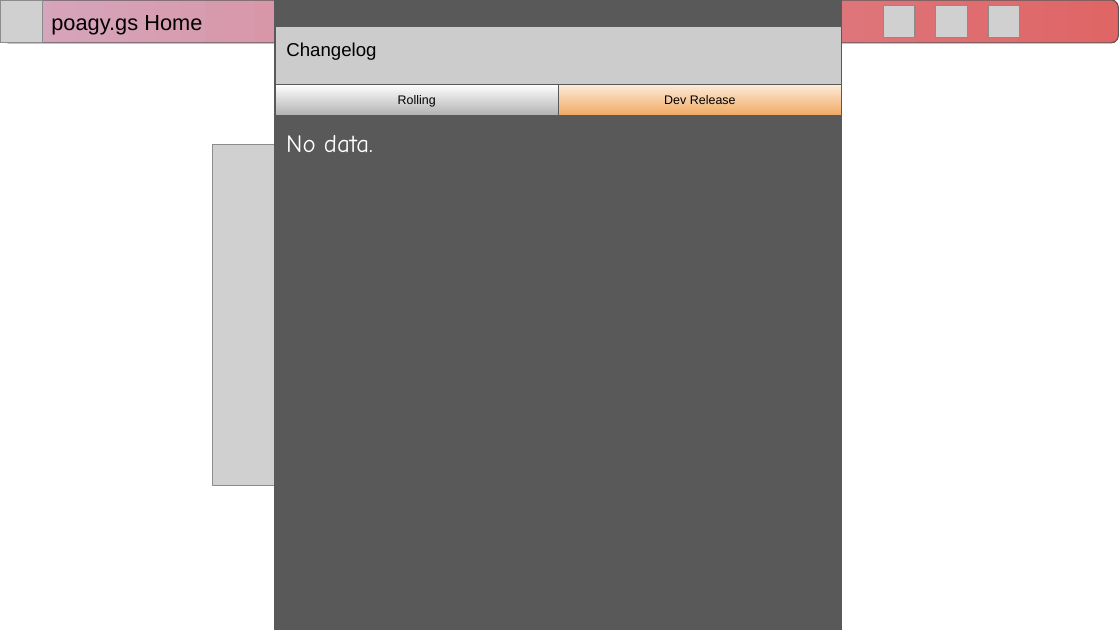
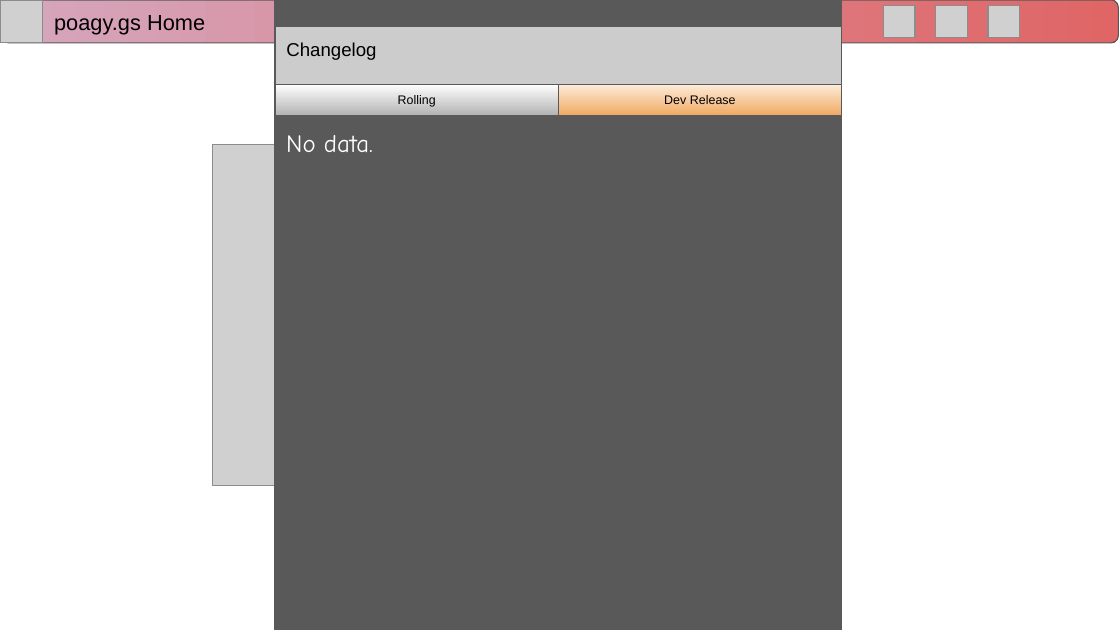
Before and after one commit to RitPigDev/poagy.gs-plus, a slide deck: slide 10 of poagy.gs+.pptx. Drawn at 1120x630 pixels with LibreOffice and Linux fonts; fonts in the diff are those of the drawing; grey boxes stand for pictures; background and template pictures are left out. Boxes give left, top, right and bottom in pixels: in the first picture for what was removed or moved away, otherwise in the second. Text is boxed around its words. In the diff, an @@ line names an element or a change of style, - is before the commit and + after.

```diff
--- a/poagy.gs+.pptx
+++ b/poagy.gs+.pptx
@@ rounded rectangle added at bbox=[1, 0, 1118, 43], fill gradient #D5A6BD to #E06666, outline #595959 0.75 pt @@
@@ text "poagy.gs Home": place and size @@
-text "poagy.gs Home" at bbox=[1, 0, 1118, 43]
+text "poagy.gs Home" at bbox=[54, 15, 205, 35]
@@ text "poagy.gs Home" at bbox=[54, 15, 205, 35]: fill gradient #D5A6BD to #E06666 to none; outline #595959 0.75 pt to none @@
```
Also in this commit, not shown: 5 other slides changed.
